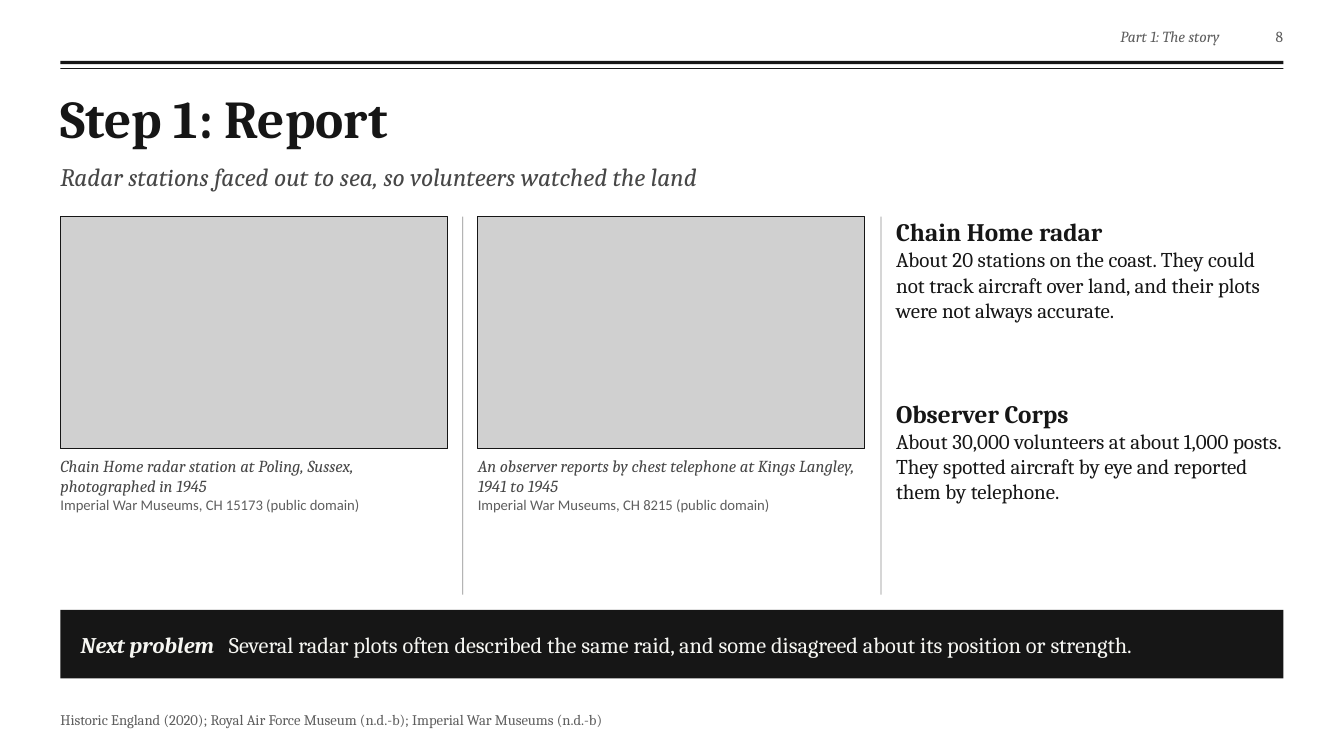
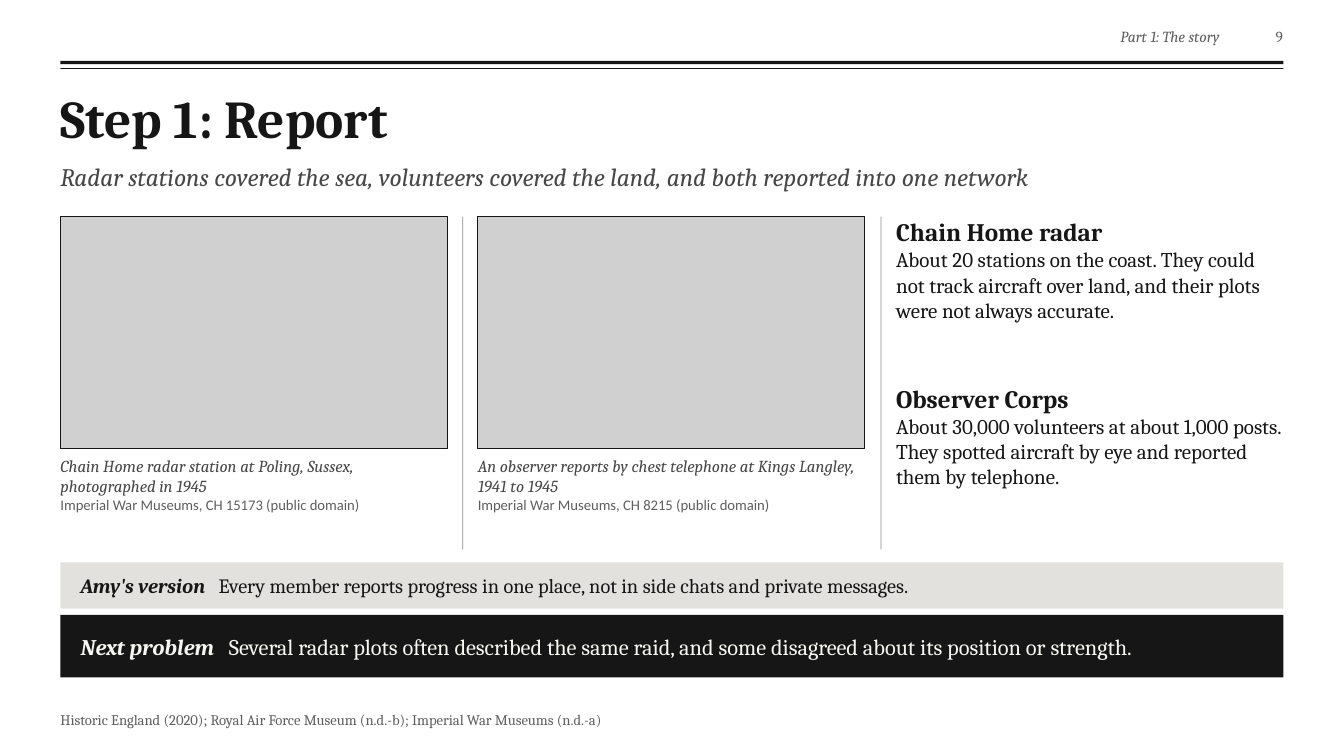
Before and after one commit to fengyiqicoder/fumadocs, a slide deck: slide 9 of dowding-presentation/Dowding_Effective_Communication.pptx (slide 8 before the commit). Drawn at 1344x756 pixels with LibreOffice and Linux fonts; fonts in the diff are those of the drawing; grey boxes stand for pictures; background and template pictures are left out. Boxes give left, top, right and bottom in pixels: in the first picture for what was removed or moved away, otherwise in the second. Text is boxed around its words. In the diff, an @@ line names an element or a change of style, - is before the commit and + after.

```diff
--- a/dowding-presentation/Dowding_Effective_Communication.pptx
+++ b/dowding-presentation/Dowding_Effective_Communication.pptx
@@ page number at <box>1276,31,1283,42</box>: text changed @@
-8
+9
@@ text at <box>60,168,1028,192</box>: text changed @@
-Radar stations faced out to sea, so volunteers watched the land
+Radar stations covered the sea, volunteers covered the land, and both reported into one network
@@ line moved from (463, 217) - (463, 595) to (463, 217) - (463, 549) @@
@@ line moved from (881, 217) - (881, 595) to (881, 217) - (881, 549) @@
@@ text "Observer Corps": place and size @@
-text "Observer Corps" at <box>896,405,1282,504</box>
+text "Observer Corps" at <box>896,390,1282,489</box>
@@ rectangle: place and size @@
-rectangle at <box>60,610,1284,679</box>
+rectangle at <box>60,563,1284,609</box>
@@ rectangle at <box>60,563,1284,609</box>: fill #161616 to #D9D8D2 at 75% opacity @@
@@ text added at <box>81,579,908,598</box>, 14.5 pt, text #161616 @@
+Amy's version Every member reports progress in one place, not in side chats and private messages.
@@ rectangle added at <box>60,615,1284,678</box>, fill #161616 @@
@@ text at <box>60,715,602,728</box>: text changed @@
-Historic England (2020); Royal Air Force Museum (n.d.-b); Imperial War Museums (n.d.-b)
+Historic England (2020); Royal Air Force Museum (n.d.-b); Imperial War Museums (n.d.-a)
```
Also in this commit, not shown: 21 other slides changed, 2 slides added, 4 slides removed, 2 other files.
